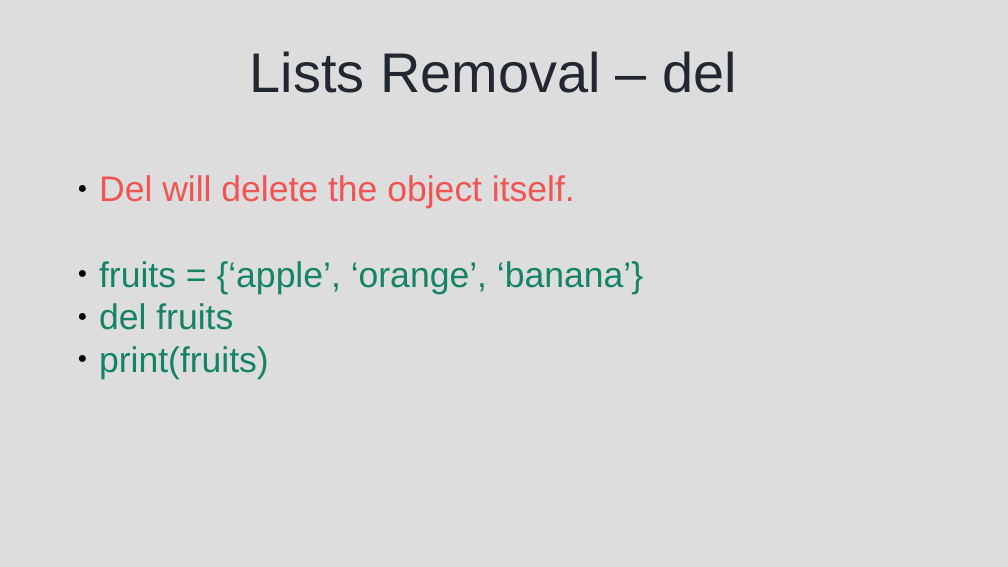
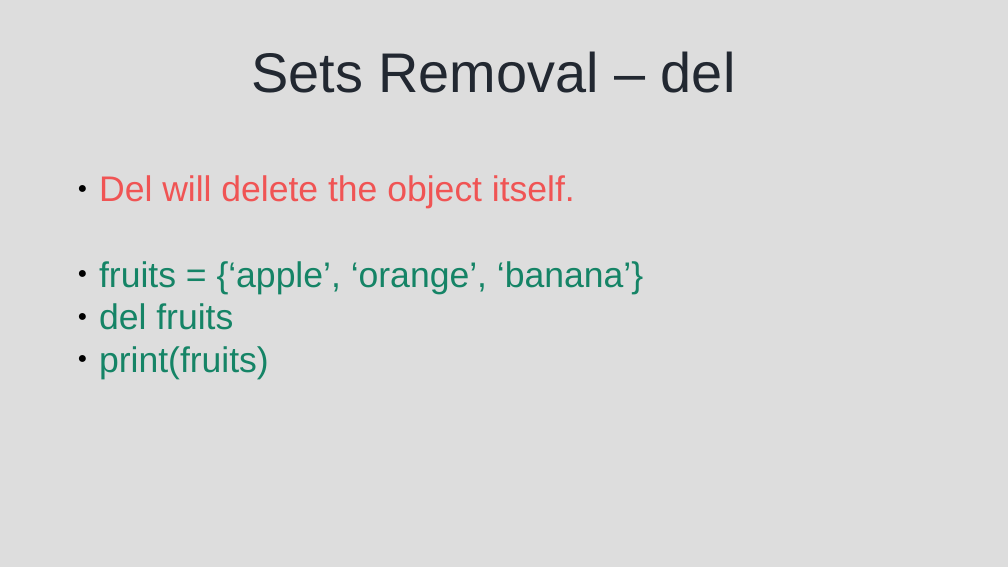
Before and after one commit to syedjafer/learning-notes, a slide deck: slide 20 of learnpythonwithus/session_10_ds_sets.odp. Drawn at 1008x567 pixels with LibreOffice and Linux fonts; fonts in the diff are those of the drawing. Boxes give left, top, right and bottom in pixels: in the first picture for what was removed or moved away, otherwise in the second. Text is boxed around its words. In the diff, an @@ line names an element or a change of style, - is before the commit and + after.

```diff
--- a/learnpythonwithus/session_10_ds_sets.odp
+++ b/learnpythonwithus/session_10_ds_sets.odp
@@ title at (x1=251, y1=51, x2=736, y2=93): text changed @@
-Lists Removal – del
+Sets Removal – del
```
Also in this commit, not shown: 4 other slides changed, 9 other files.
